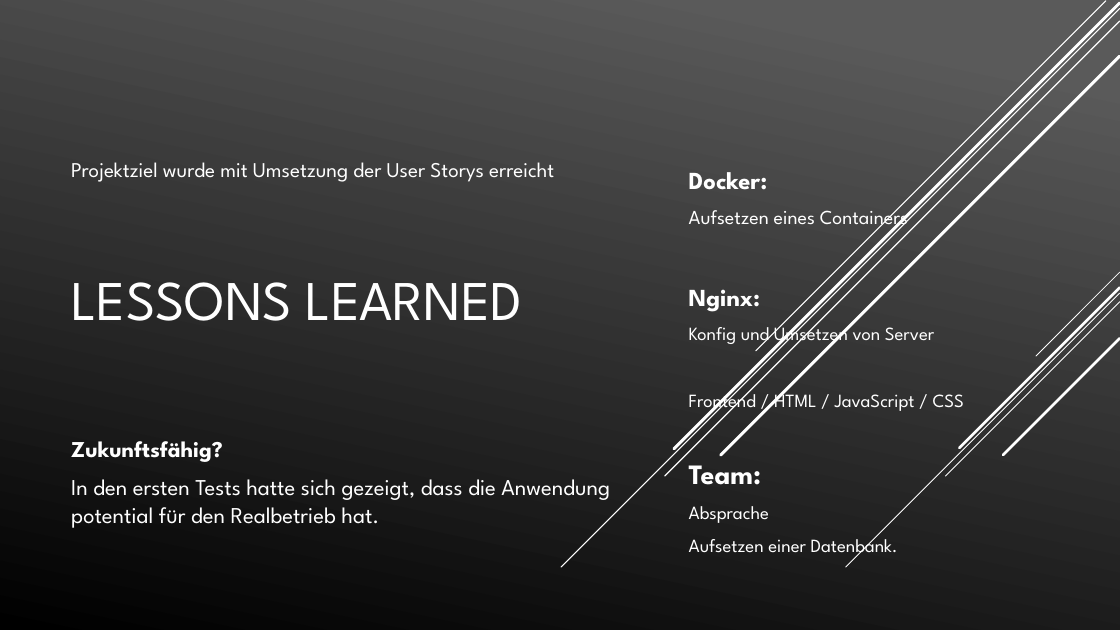
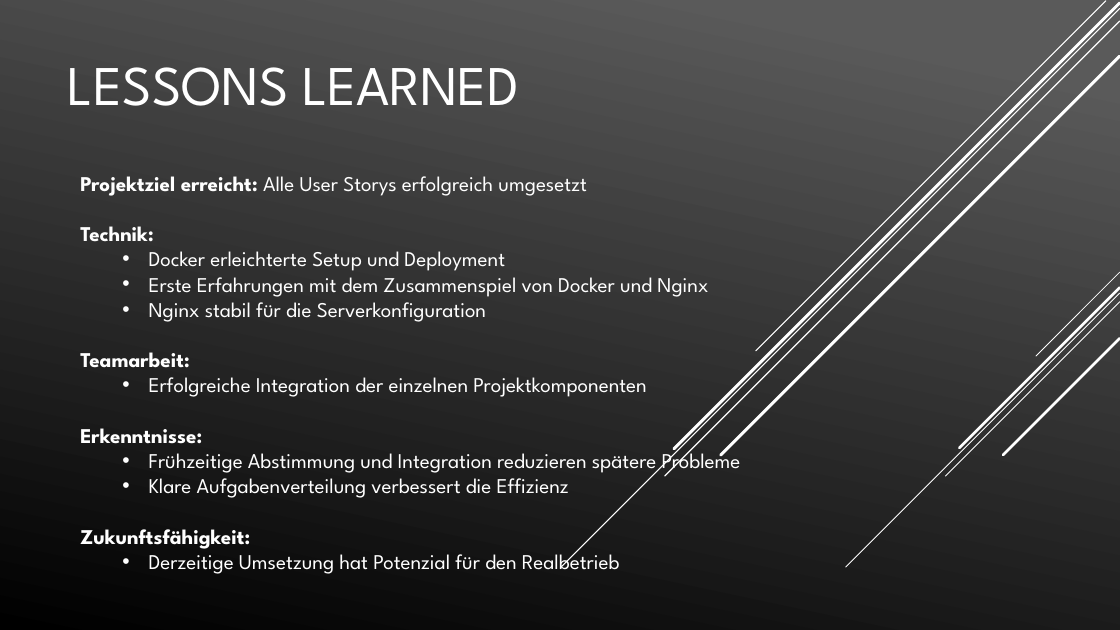
Before and after one commit to xamsemi/Advanced-Programing, a slide deck: slide 5 of mokup/Abgabe_Busreservierungssystem.pptx. Drawn at 1120x630 pixels with LibreOffice and Linux fonts; fonts in the diff are those of the drawing. Boxes give left, top, right and bottom in pixels: in the first picture for what was removed or moved away, otherwise in the second. Text is boxed around its words. In the diff, an @@ line names an element or a change of style, - is before the commit and + after.

Commit message:
update pptx, edit lesson learned

```diff
--- a/mokup/Abgabe_Busreservierungssystem.pptx
+++ b/mokup/Abgabe_Busreservierungssystem.pptx
@@ text "LESSONS LEARNED": place and size @@
-text "LESSONS LEARNED" at <box>71,282,522,321</box>
+text "LESSONS LEARNED" at <box>68,67,518,106</box>
@@ text removed at <box>71,162,554,182</box> @@
-Projektziel wurde mit Umsetzung der User Storys erreicht
@@ text added at <box>80,176,741,574</box>, 18 pt, text #FFFFFF @@
+Projektziel erreicht: Alle User Storys erfolgreich umgesetzt
+Technik:
+  • Docker erleichterte Setup und Deployment
+  • Erste Erfahrungen mit dem Zusammenspiel von Docker und Nginx
+  • Nginx stabil für die Serverkonfiguration
+Teamarbeit:
+  • Erfolgreiche Integration der einzelnen Projektkomponenten
+Erkenntnisse:
+  • Frühzeitige Abstimmung und Integration reduzieren spätere Probleme
+  • Klare Aufgabenverteilung verbessert die Effizienz
+Zukunftsfähigkeit:
+  • Derzeitige Umsetzung hat Potenzial für den Realbetrieb
@@ text removed at <box>689,172,964,559</box> @@
-Docker:
-Aufsetzen eines Containers
-Nginx:
-Konfig und Umsetzen von Server
-Frontend / HTML / JavaScript / CSS
-Team:
-Absprache
-Aufsetzen einer Datenbank.
@@ text removed at <box>71,441,610,528</box> @@
-Zukunftsfähig?
-In den ersten Tests hatte sich gezeigt, dass die Anwendung potential für den Realbetrieb hat.
```
Also in this commit, not shown: 2 other slides changed.
